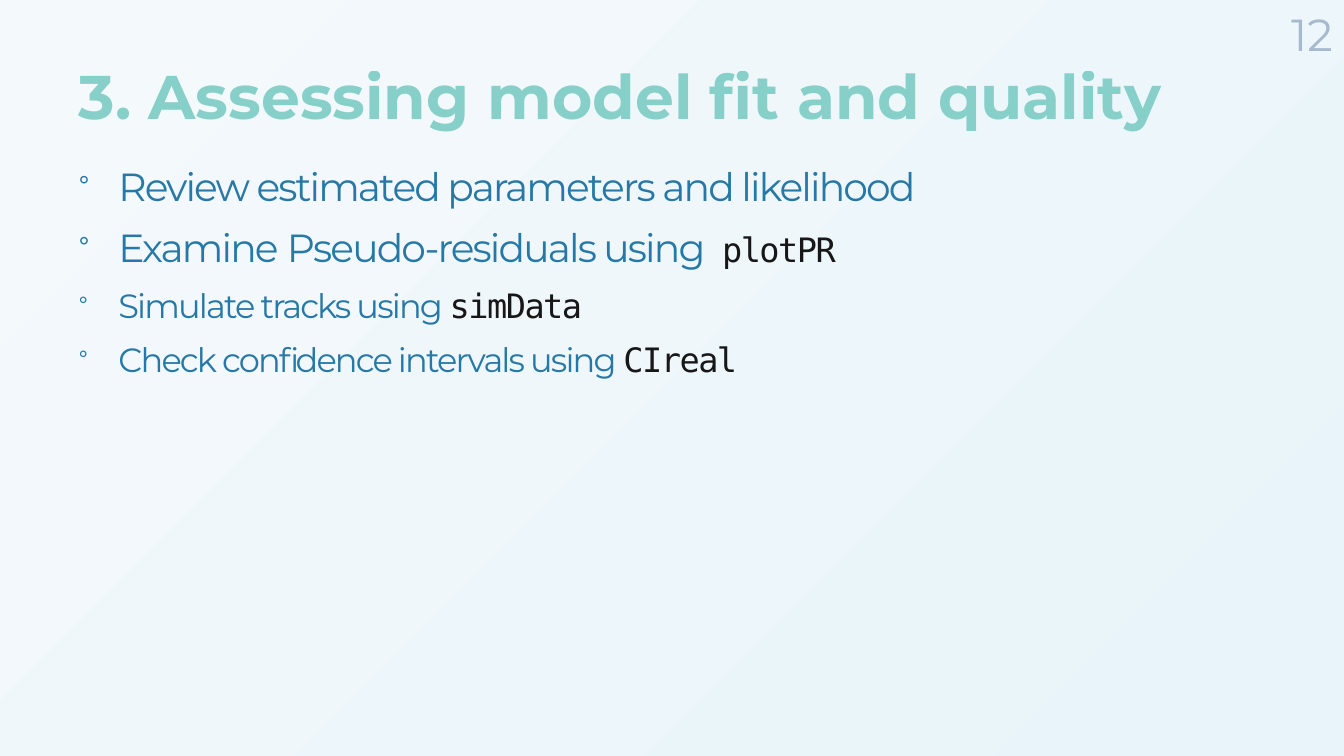
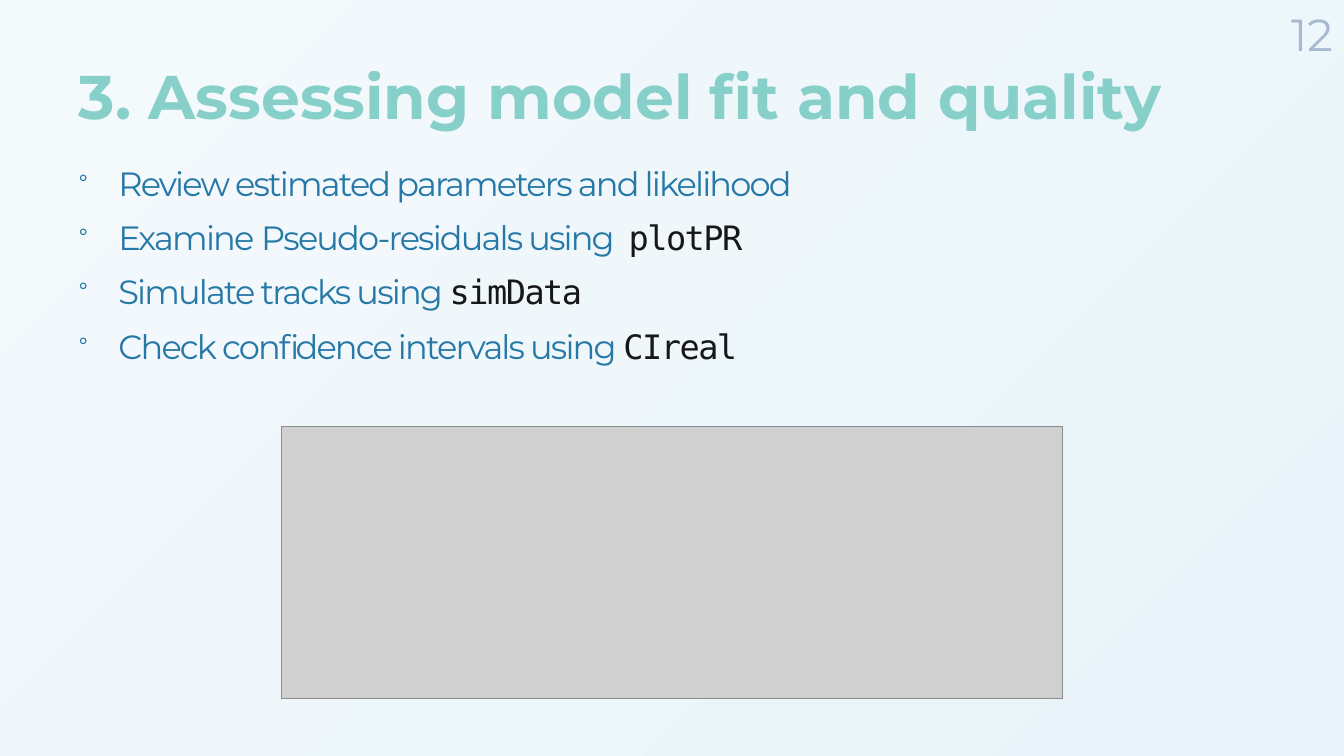
Before and after one commit to MarieAugerMethe/DFO_HMM_2022, a slide deck: slide 12 of Day1/HMM_Tutorial_Day1.pptx. Drawn at 1344x756 pixels with LibreOffice and Linux fonts; fonts in the diff are those of the drawing; grey boxes stand for pictures; background and template pictures are left out. Boxes give left, top, right and bottom in pixels: in the first picture for what was removed or moved away, otherwise in the second. Text is boxed around its words. In the diff, an @@ line names an element or a change of style, - is before the commit and + after.

```diff
--- a/Day1/HMM_Tutorial_Day1.pptx
+++ b/Day1/HMM_Tutorial_Day1.pptx
@@ text at (118,171,792,257): size 28 to 24 pt in "Review estimated parameters and likelihood", "Examine Pseudo-residuals using" @@
@@ picture added at (281,426,1063,698) @@
```
Also in this commit, not shown: 3 other slides changed, 1 other file.
